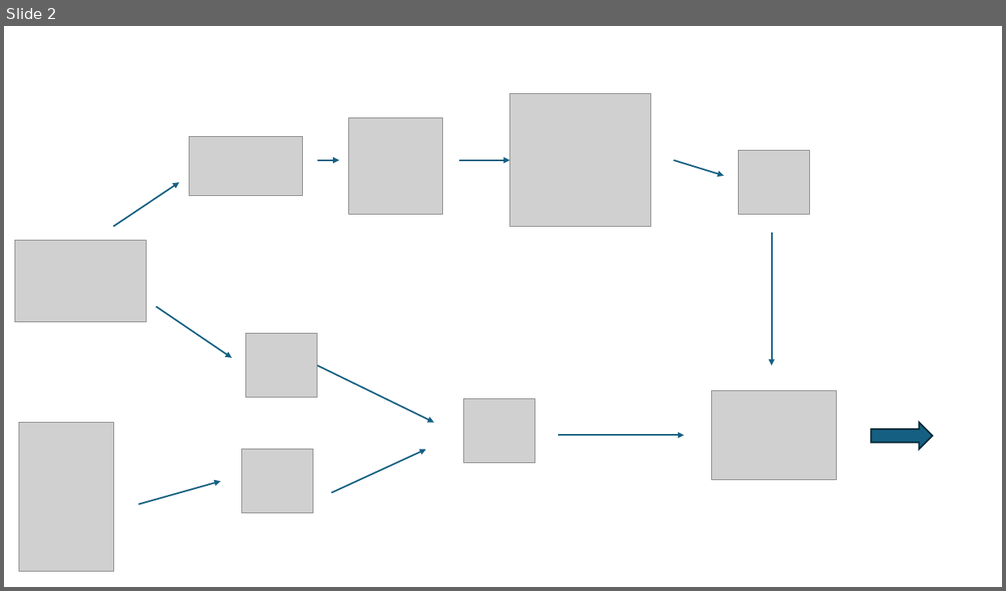
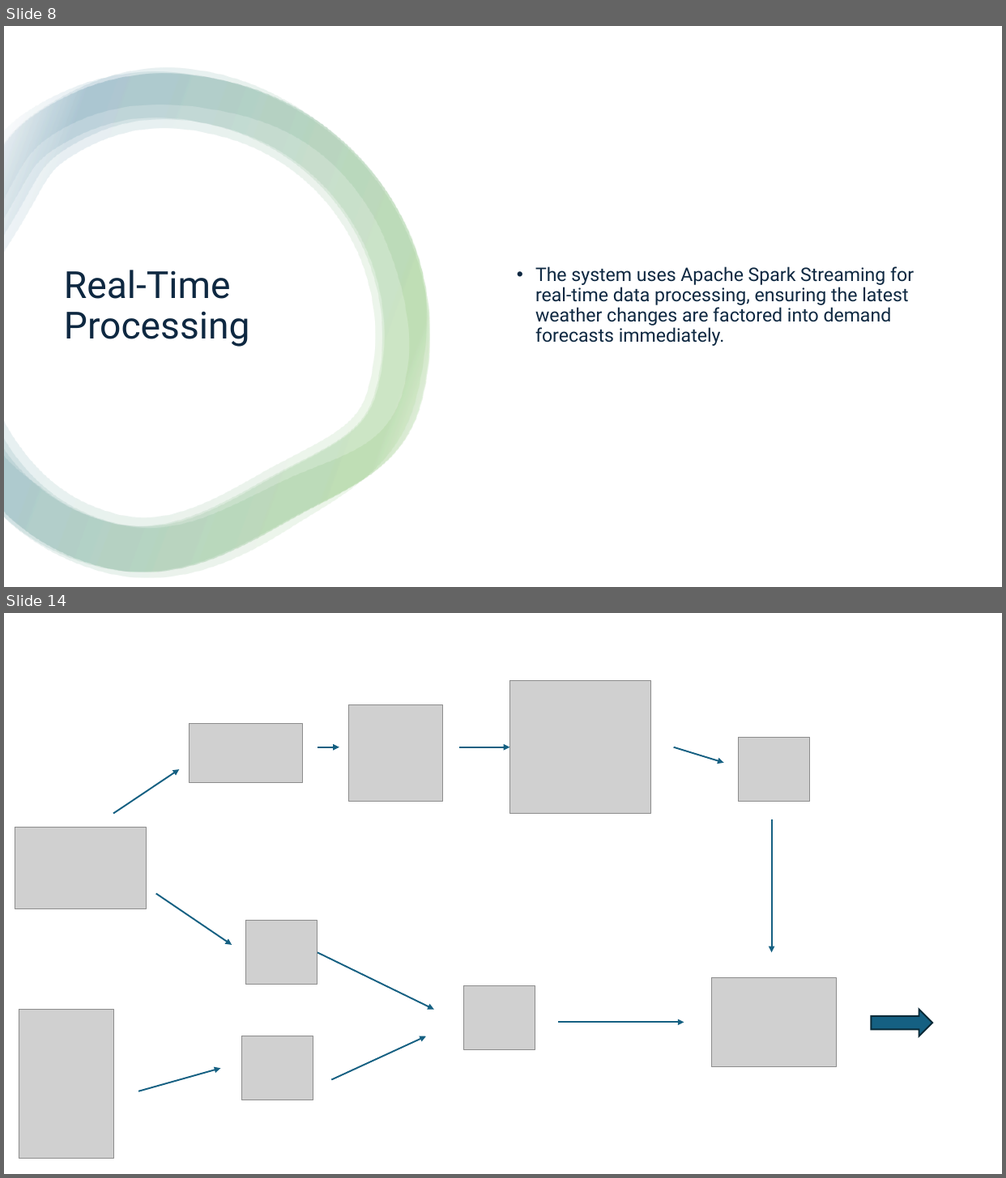
Before and after one commit to monikatyagiisc/grid-optimization-with-weather, a slide deck: DataEnggFinalProjectPPT.pptx. Shown one above the other, each under a label of ours: slide 2 before the commit, slides 8 and 14 after it; the slides between them are not shown. The pictures are 1006x591 and 1006x1178 pixels, drawn with LibreOffice and Linux fonts; fonts in the diff are those of the drawing; grey boxes stand for pictures. Boxes give left, top, right and bottom in pixels: in the first picture for what was removed or moved away, otherwise in the second. Text is boxed around its words. In the diff, an @@ line names an element or a change of style, - is before the commit and + after.

```diff
--- a/DataEnggFinalProjectPPT.pptx
+++ b/DataEnggFinalProjectPPT.pptx
@@ slide 8 added at (4,26,1002,587), background #FFFFFF @@
@@ rectangle added at (4,26,1002,587), fill #FFFFFF @@
@@ group added at (4,68,430,578): 4 freeform shapes @@
@@ text added at (535,267,914,346), 18 pt, text #0E2841 @@
+• The system uses Apache Spark Streaming for real-time data processing, ensuring the latest weather changes are factored into demand forecasts immediately.
@@ title added at (64,270,250,347), 36 pt, text #0E2841 @@
+Real-Time Processing
@@ what was slide 2 is now slide 14 @@
```
Also in this commit, not shown: 5 slides changed, 12 other slides added.
